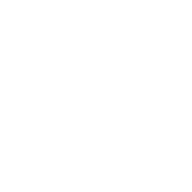
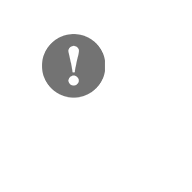
Revision of a layered 192 × 192 image; what changed, layer by layer:
added layer "NicePng_heaven-png_1178608" above "Layer 1" over [42, 34, 105, 98]
